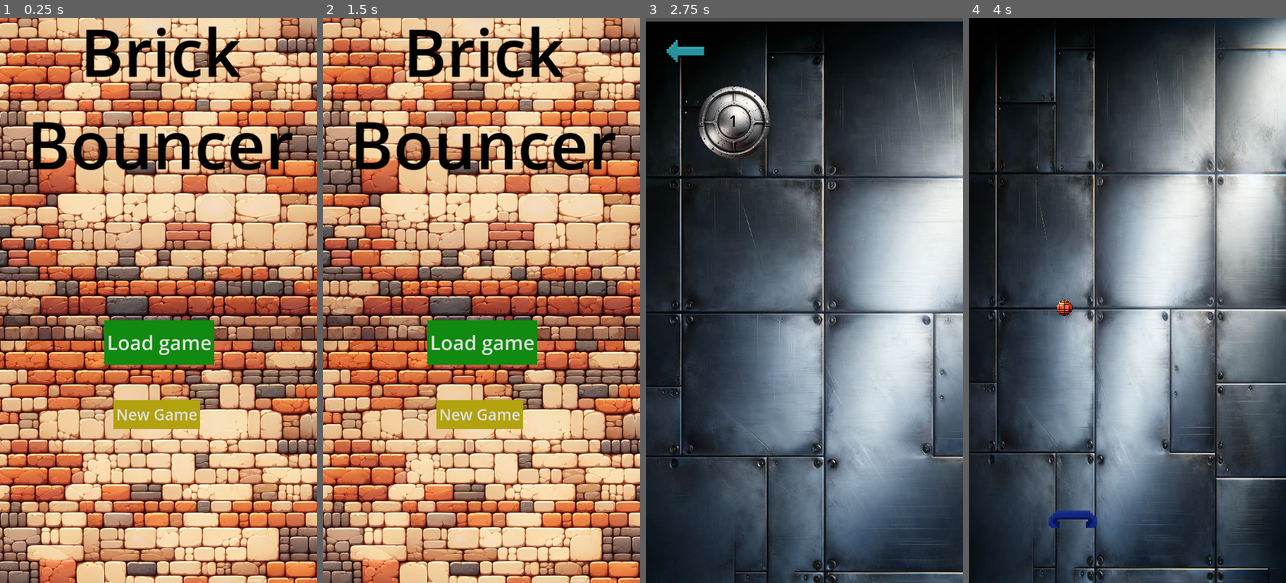
Above: before the commit, frames 1-4 (left to right).
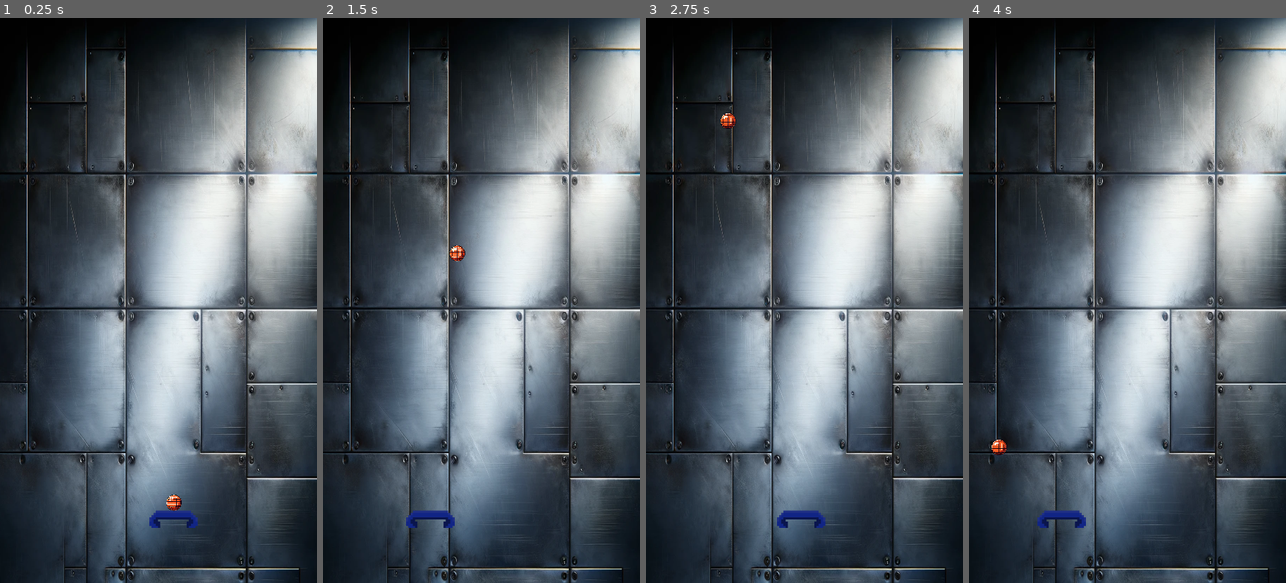
Above: after the commit, the same moments.

Repository: madzyzz/BrickBouncer
Game: Godot game, scene res://Scenes/level_1_scene.tscn
Two runs of this game, one before a commit and one after it. Both use one fixed random seed, a clock stepped at 60 frames per second and the inputs below. Before the commit the project starts from res://Scenes/Opening_scene.tscn.
Inputs (mouse positions are in pixels of both pictures, inside the frame that each line leads up to):
- Up to frame 1 (0.25 s): no input
- Up to frame 2 (1.5 s): click (478, 413) at 0.5 s, where only the run before the commit has a clickable "New Game"; click (361, 51) at 1.27 s
- Up to frame 3 (2.75 s): click (801, 413) at 2 s, where only the run before the commit has a clickable "New Game"
- Up to frame 4 (4 s): move the mouse to (1057, 125) at 2.77 s; click (1057, 125) at 2.92 s; move the mouse to (1064, 328) at 3.52 s; click (1064, 328) at 3.67 s

The runs differ from the first frame. In frame 1, 99% of the frame differs, in the area x 0-100%, y 0-100%; in frame 2, 99%; in frame 3, 61%; in frame 4, 0.5%.

Commit message:
Ball being shot from bouncer and Bouncer force
Added bouncer force to give the player more control over the ball.

Also added the ball to be locked to the bouncer while being shot at beginning of level. (fixed bugs with ball being adjusted by bouncer force).

Diff:
--- a/Scripts/ball.gd
+++ b/Scripts/ball.gd
@@ -2,47 +2,60 @@
 
 var speed = 600.0
 var is_shot = false
-var collision_delay_timer = 0.0
+var is_locked = true  # Start with the ball locked to the bouncer
+var bouncer_position: Vector2  # Track the bouncer's position
+var ignore_bouncer_force_timer = 0.0  # Timer to temporarily ignore bouncer force
 
 func _ready() -> void:
+	# Start with no movement and physics disabled
 	linear_velocity = Vector2.ZERO
+	sleeping = true  # Disable physics interactions while locked
+
+func lock_to_bouncer(bouncer_pos: Vector2) -> void:  # Renamed parameter to "bouncer_pos"
+	if is_locked:
+		# Keep the ball visually locked to the bouncer
+		global_position = bouncer_pos + Vector2(0, 0)
 
 func shoot_ball(target_position: Vector2) -> void:
-	if not is_shot:
-		# Launch the ball toward the target position
+	if is_locked:
+		# Unlock the ball and enable physics
+		is_locked = false
+		sleeping = false  # Enable physics interactions
+		ignore_bouncer_force_timer = 0.1  # Delay bouncer force for 100ms
+		linear_velocity = Vector2.ZERO  # Clear residual forces
 		var direction = (target_position - global_position).normalized()
 		linear_velocity = direction * speed
 		is_shot = true
-		collision_delay_timer = 0.2  # 200ms delay before bouncer can affect the ball
 
 func _physics_process(delta: float) -> void:
+	if is_locked:
+		return  # Skip physics updates while locked
+
+	if ignore_bouncer_force_timer > 0:
+		ignore_bouncer_force_timer -= delta
+
 	if is_shot:
-		# Decrease the collision delay timer
-		if collision_delay_timer > 0:
-			collision_delay_timer -= delta
-
 		# Maintain a consistent speed
 		linear_velocity = linear_velocity.normalized() * speed
 
 func _integrate_forces(state: PhysicsDirectBodyState2D) -> void:
+	if is_locked or ignore_bouncer_force_timer > 0:
+		return  # Skip collision handling while locked or during delay
+
 	for i in range(state.get_contact_count()):
 		# Get the collider object for this collision
 		var collider = state.get_contact_collider_object(i)
 
 		if collider and collider.name == "Bouncer":
-			# Skip collision adjustments during the delay
-			if collision_delay_timer > 0:
-				continue
-
 			# Get the collision point and the bouncer's position
 			var collision_point = state.get_contact_collider_position(i)
-			var bouncer_position = collider.global_position
+			var collider_bouncer_position = collider.global_position  # Rename local variable
 
 			# Calculate the bounce direction
-			var direction = (collision_point - bouncer_position).normalized()
+			var direction = (collision_point - collider_bouncer_position).normalized()
 
 			# Balance horizontal and vertical components
-			direction.x *= 1.2  # Moderate horizontal deflection
+			direction.x *= 1.1 # Moderate horizontal direction
 			direction.y *= 2.0  # Prioritize upward movement
 			direction = direction.normalized()
 
--- a/Scripts/bouncer.gd
+++ b/Scripts/bouncer.gd
@@ -17,11 +17,14 @@
 	ball.global_position = global_position + Vector2(0, 10)
 
 func _physics_process(_delta: float) -> void:
-	# Lock the bouncer in place if the ball is not shot
+	# Lock the bouncer and ball in place if the ball is not shot
 	if not is_ball_shot:
 		velocity.x = 0
 		move_and_slide()
 		position.y = bouncer_y_position
+
+		# Lock the ball to the bouncer
+		ball.lock_to_bouncer(global_position)
 		return
 
 	# Move the bouncer after the ball is shot
--- a/project.godot
+++ b/project.godot
@@ -11,7 +11,7 @@
 [application]
 
 config/name="Brick Bouncer"
-run/main_scene="res://Scenes/Opening_scene.tscn"
+run/main_scene="res://Scenes/level_1_scene.tscn"
 config/features=PackedStringArray("4.3", "Mobile")
 config/icon="res://icon.svg"
 
